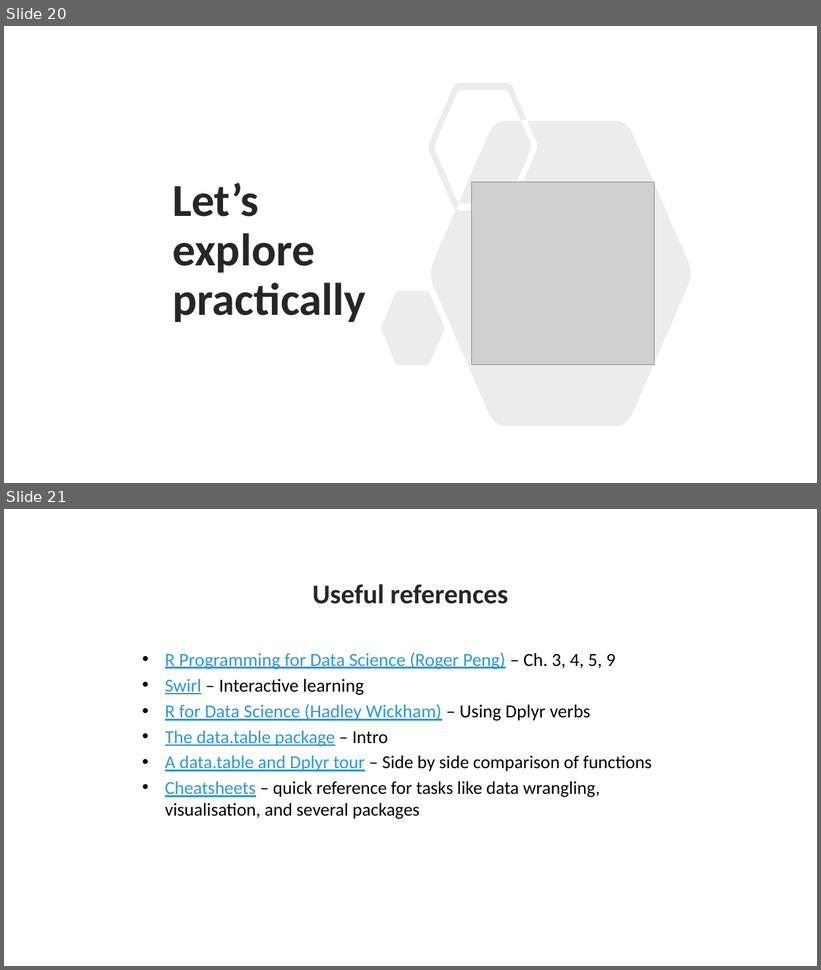
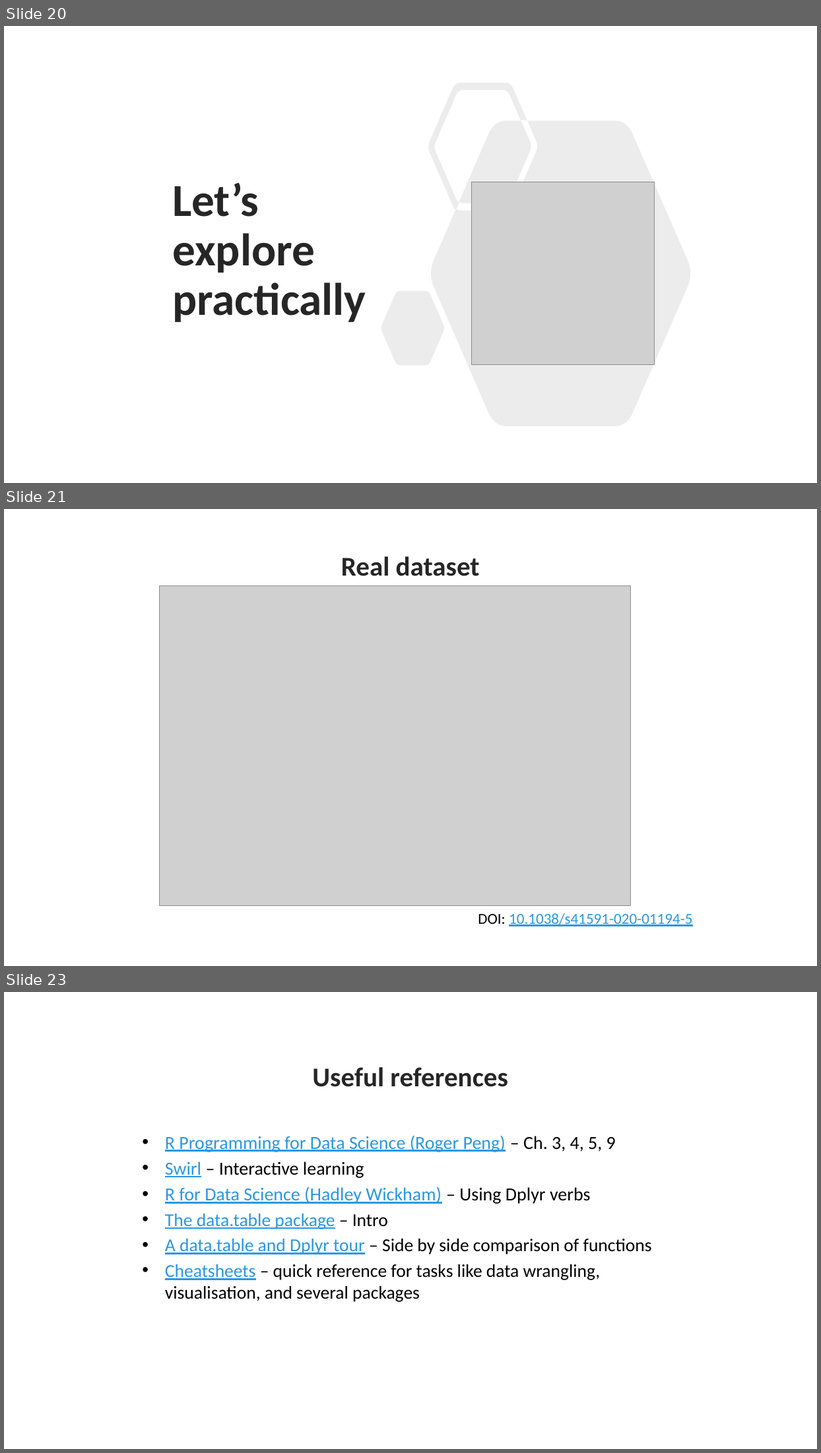
Before and after one commit to Chelysheva/data_vis_ggplot2_Feb2026, a slide deck: Data_vis_ggplot2.pptx. Shown one above the other, each under a label of ours: slides 20 and 21 before the commit, slides 20, 21 and 23 after it; the slides between them are not shown. The pictures are 821x970 and 821x1453 pixels, drawn with LibreOffice and Linux fonts; fonts in the diff are those of the drawing; grey boxes stand for pictures. Boxes give left, top, right and bottom in pixels: in the first picture for what was removed or moved away, otherwise in the second. Text is boxed around its words. In the diff, an @@ line names an element or a change of style, - is before the commit and + after.

```diff
--- a/Data_vis_ggplot2.pptx
+++ b/Data_vis_ggplot2.pptx
@@ slide 21 added at box(4, 509, 817, 966), background #FFFFFF @@
@@ text added at box(341, 557, 480, 576), 32 pt, text #262626, bold @@
+Real dataset
@@ picture added at box(160, 586, 631, 906) @@
@@ text added at box(478, 914, 692, 927), 18 pt, text #2998E3, underline @@
+DOI: 10.1038/s41591-020-01194-5
@@ what was slide 21 is now slide 23 @@
```
Also in this commit, not shown: 1 other slide added.
